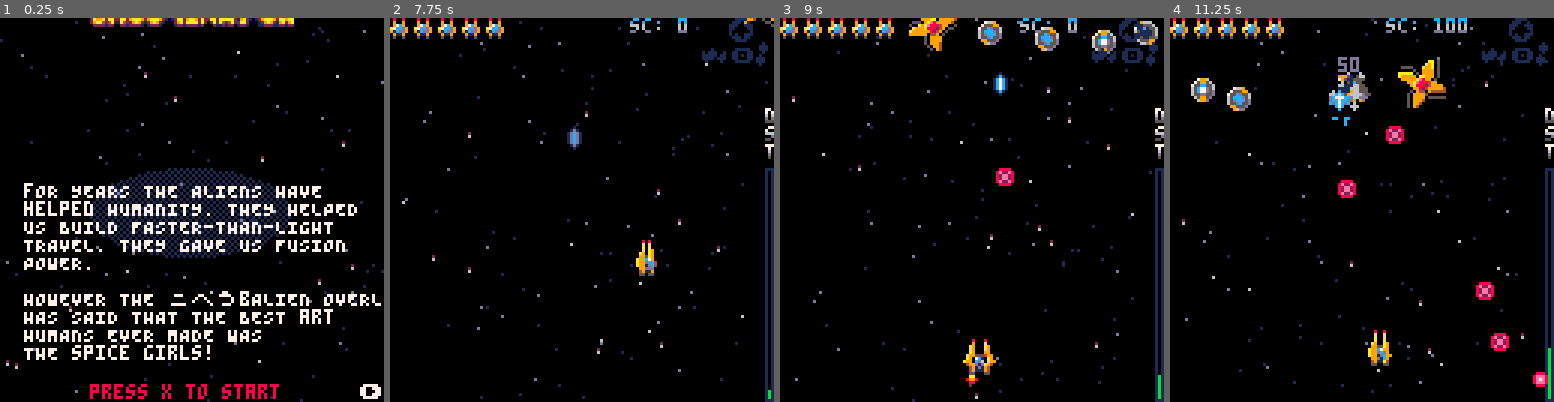
Above: before the commit, frames 1-4 (left to right).
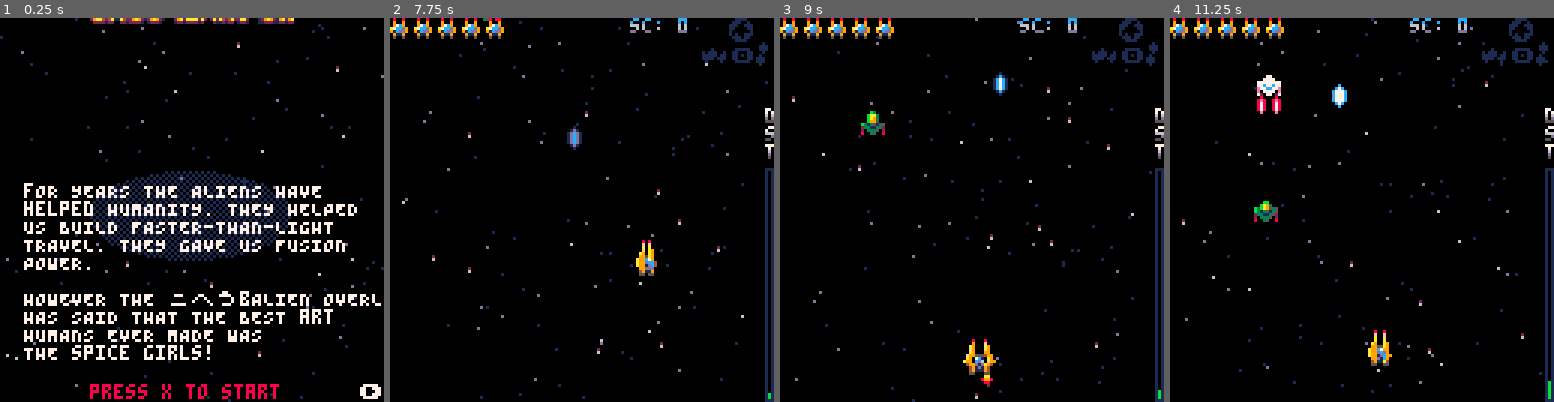
Above: after the commit, the same moments.

Repository: Athas1980/shootinator
Game: PICO-8 cartridge shootinator.p8
Same seed, same stepped clock (60 frames per second), same inputs: the game is played once before the commit and once after it.
Inputs:
- Up to frame 1 (0.25 s): no input
- Up to frame 2 (7.75 s): tap X (X key) at 0.33, 1.07, 1.85, 2.97, 4.08, 5.2, 6.32, 7.43 s; tap O (Z key) at 0.7, 1.7, 2.1, 2.5, 2.9, 3.3, 3.7, 4.1, 4.5, 4.9, 5.3, 5.7, 6.1, 6.5, 6.9, 7.3, 7.7 s; hold Right 1.6-2.1 s; hold Up 2.15-2.42 s; hold Right 2.47-3.03 s; hold Left 3.08-3.58 s; hold Down 3.63-3.97 s; hold Right 4.02-4.68 s; hold Up 4.73-5.03 s; hold Left 5.08-5.68 s; hold Down 5.73-6.03 s; hold Right 6.08-6.58 s; hold Right 6.63-7.13 s; hold Up 7.18-7.45 s; hold Right from 7.5 s (still down)
- Up to frame 3 (9 s): release Right at 8.07 s; tap O (Z key) at 8.1, 8.5, 8.9 s; hold Left 8.12-8.62 s; tap X (X key) at 8.55 s; hold Down from 8.67 s (still down)
- Up to frame 4 (11.25 s): release Down at 9 s; hold Right 9.05-9.72 s; tap O (Z key) every 0.4 s from 9.3 to 10.9 s; tap X (X key) at 9.67, 10.78 s; hold Up 9.77-10.07 s; hold Left 10.12-10.72 s; hold Down 10.77-11.07 s; hold Right from 11.12 s (still down)

The runs differ from the first frame. In frame 1, 2.6% of the frame differs, in the area x 0-100%, y 0-100%; in frame 2, less than 0.1%; in frame 3, 2.3%; in frame 4, 4.2%, in the area x 5-100%, y 0-97%.

Commit message:
Starts moving to data based level

Diff:
--- a/enemies.lua
+++ b/enemies.lua
@@ -1,14 +1,5 @@
 
-function create_enemy(etype,x,y,props)
-	local e=_ENV[
-	"create_"..etype.."_e"]
-	(x,y,props)
-	add(enmys,e)
-
-	return e
-end
-
-function create_disc_e(_spl,_dur)
+function disc(_spl,_dur)
 	local _ENV=create_mob(81)
 
 	merge(_ENV, read_assoc("dy=1,sn=1,hp=1,escore=50"))
@@ -34,7 +25,7 @@
 	return _ENV
 end
 
-function create_flap_e(x1,target_y,_hp)
+function flap(x1,target_y,_hp)
 
 	local e=create_mob(93,x1,-8)
 	local props=read_assoc("escore=100,dy=1,sn=1,hp=2,frict=0.98,accel=0.1")
@@ -120,7 +111,7 @@
 	return output
 end
 
-function create_blob_e(x1,y1,ty1)
+function blob(x1,y1,ty1)
 	local _ENV=create_mob(106,x1,y1)
 	--todo extrac specific enemies
 	merge(_ENV, read_assoc(
@@ -150,7 +141,7 @@
 
 -- FIXME logic for this is
 -- the same as a disc
-function create_spin_e(_spl,_dur)
+function spin(_spl,_dur)
 	local _ENV=create_mob(106)
 	shot_times={60,10,10}
 	t_idx=1
@@ -192,7 +183,7 @@
 end
 
 
-function create_green_e(x1, ty1)
+function green(x1, ty1)
 	local _ENV=create_mob(65,x1)
 	merge (_ENV, read_assoc(
 		"dy=0.5,w=1,h=1,hp=3,wait=180,wait_dec=0,sn=1,wiggle=2,escore=200"
@@ -242,7 +233,7 @@
 	return _ENV
 end
 
--- function create_launcher_e()
+-- function launcher()
 -- 	local e=create_mob(131,128,64,3,2)
 -- 	e.hp=10
 -- 	olddraw=e.draw
@@ -269,12 +260,16 @@
 -- 	return e
 -- end
 
-function create_skull_e()
+function skull()
 	local e=create_mob(71,64,32,2,2)
 	return e
 end
 
-function create_lazer_turret_e(_x,_y,tx,ty)
+function lazer(_x,_y,tx,ty)
+	if _x==0 then _x=-8 end
+	if _y==0 then _y=-8 end
+	if _x==120 then _x=132 end
+	if _y==120 then _y=132 end
 		local _ENV=create_mob(45,_x,_y,1,1)
 	hp=10
 	ang=0
@@ -389,10 +384,11 @@
 	return v +(tv-v)*t
 end
 
-function create_static_turret_e
+function static
 		(_x,_y,tx,ty,_ang,_countdown,_life)
-	local _ENV=create_lazer_turret_e
-		(_x,_y,tx,ty)
+		printh(_countdown)
+		printh(_life)
+	local _ENV=lazer(_x,_y,tx,ty)
 		ang,countdown,life=_ang,_countdown,_life
 		max_countdown=countdown
 	f,rot_spd=0,0
@@ -406,7 +402,6 @@
 			y=lerp(y,ty,easeinoutquart(f/120))
 		end
 		if f+120>life then
-			printh(((120+f-life)/120))
 			x=lerp(tx,_x,easeinoutquart((120+f-life)/120))
 			y=lerp(ty,_y,easeinoutquart((120+f-life))/120)
 		end
--- a/levels.lua
+++ b/levels.lua
@@ -11,6 +11,14 @@
 end
 
 local distance_spawn={}
+spawn_tab={}
+function add_en(dist, func, ...)
+	local existing=spawn_tab[dist]
+		or {}
+	add(existing,
+		{"en", func, {...}})
+		spawn_tab[dist] = existing
+end
 
 function add_dat(dist, fn)
 	local existing=distance_spawn[dist]
@@ -24,9 +32,9 @@
 		distance_spawn[dist]=to_add
 end
 
--- local next=level_iter(l1st,
---  l1end)
-local next=level_iter(l1end+3,l2end)
+local next=level_iter(l1st,
+ l1end)
+-- local next=level_iter(l1end+3,l2end)
 
 function nybles_x_8(byte)
 	return ((byte&0xf0)>>>4)*8,
@@ -42,7 +50,7 @@
 function read_green(iter)
 	local x,ty=nybles_x_8(iter())
 	return function()
-		local en = create_green_e(x,ty)
+		local en = green(x,ty)
 		add(mobs, en)
 		add(enmys, en)
 	end
@@ -52,7 +60,7 @@
 	local x,ty=nybles_x_8(iter())
 	local hp = iter()
 	return function()
-	local en = create_flap_e(x,ty,hp)
+	local en = flap(x,ty,hp)
 	add(mobs,en)
 	add(enmys, en)
 	end
@@ -61,7 +69,7 @@
 function read_spin(iter)
 	local num,dur=iter(),iter()*4
 	return function()
-		local en = create_spin_e(
+		local en = spin(
 			num, dur)
 		add(mobs,en)
 		add(enmys, en)
@@ -71,7 +79,7 @@
 function read_disc(iter)
 	local num,dur=iter(),iter()*4
 	return function()
-		local en = create_disc_e(
+		local en = disc(
 			num,dur
 		)
 		en.dur=dur
@@ -89,15 +97,10 @@
 
 function read_lazer_turret(iter)
 	local x,y=nybles_x_8(iter())
-	if x==0 then x=-8 end
-	if y==0 then y=-8 end
-	if x==120 then x=132 end
-	if y==120 then y=132 end
 	local tx,ty=nybles_x_8(iter())
 	return function()
-		local en = create_lazer_turret_e(
-			x,y,tx,ty
-		)
+		local en = lazer(x,y,tx,ty)
+
 		add(enmys,en)
 		add(mobs,en)
 	end
@@ -110,13 +113,9 @@
 	local ang=nybles(iter())/16
 	local countdown=iter()*4
 	local life=iter()*4
-	if x==0 then x=-8 end
-	if y==0 then y=-8 end
-	if x==120 then x=132 end
-	if y==120 then y=132 end
-
-	return function()
-		local en = create_static_turret_e(
+	printh("countdown:" .. countdown .. " life:"..life)
+	return function()
+		local en = static(
 			x,y,tx,ty,ang,countdown,life
 		)
 
@@ -139,6 +138,8 @@
 	read_spin,--b
 }
 
+
+
 local dist,finished=0,false
 while finished==false do
 	local d,val=next(),next()
@@ -151,9 +152,125 @@
 	end
 end
 
+
+local types=multisplit([[
+en,flap,x:nib*8,ty:nib*8,hp:byte
+en,static,x:nib*8,y:nib*8,tx:nib*8,ty:nib*8,ang:nib/16,_:nib_unused,cd:byte*4,life:byte*4
+noop,
+en,green,x:nib*8,ty:nib*8
+en,disc,num:byte,dur:byte*4
+pup,create_powerup,x:nib*8,y:nib*8
+pup,create_powerup,x:nib*8,y:nib*8
+pup,create_powerup,x:nib*8,y:nib*8
+pup,create_powerup,x:nib*8,y:nib*8
+en,lazer,x:nib*8,y:nib*8,tx:nib*8,ty:nib*8
+en,spin,num:byte,dur:byte*4
+]],"\n,")
+
+local next=level_iter(l1st,
+ l1end)
+
+function read_type(type, iter, idx)
+	if type[1]=="noop" then
+		return
+	end
+	local class=type[1]
+	local func_name=type[2]
+	local str=func_name
+	local func=_ENV[func_name]
+	assert(func != nil, func_name)
+	local params={}
+	if class=="pup" then
+		add(params, idx-5)
+	end
+	local i=3
+	while i<=#type do
+		local byte=iter()
+		local pname,ptype=
+			unpack(split(type[i],":"))
+
+		local function transform_nib(
+			name, nib, subtype)
+			if sub(subtype,-6)=="unused"
+			then return end
+			if sub(subtype,-2)=="*8" then
+				nib*=8
+			end
+			if sub(subtype,-3)=="/16" then
+				nib/=16
+			end
+			str..=","..name..":"..nib
+			add(params, nib)
+		end
+
+		local function transform_byte(
+			name, byte, subtype)
+			if sub(subtype,-6)=="unused"
+			then return end
+
+			if sub(subtype,-2)=="*4" then
+				byte*=4
+			end
+			if sub(subtype,-2)=="*6" then
+				byte*=6
+			end
+			add(params, byte)
+			str..=","..name..":"..byte
+		end
+
+		if sub(ptype,1,3)=="nib" then
+			--reading a nybble need to
+			--read both
+			local nib1,nib2 = nybles(byte)
+			transform_nib(pname,
+				nib1, ptype
+			)
+			i+=1
+			pname,ptype=unpack(split(type[i],":"))
+			transform_nib(pname,
+				nib2, ptype
+			)
+		end
+		if sub(ptype,1,4)=="byte" then
+			transform_byte(pname,
+			byte, ptype)
+		end
+		i+=1
+	end
+
+	local details={
+		class=class,
+		typ=func_name,
+		func=func,
+		params=params
+	}
+	setmetatable(details, {
+		__tostring=function()
+			return str end})
+			printh(details)
+			return details
+end
+
+local dist,finished=0,false
+while finished==false do
+	local d,val=next(),next()
+	if d==nil or val == nil then
+		finished=true
+	else
+		dist+=d*8
+		local type=types[val]
+		assert(type ~= nil, "val:"..val.." gave nil type")
+
+		local existing=spawn_tab[dist]
+		or {}
+		add(existing,
+			read_type(type, next, val))
+		spawn_tab[dist] = existing
+	end
+end
+
+
 total_dist=dist
 
 
 level_dat = distance_spawn
-
-printh("len:"..#level_dat)
--- a/shootinator.p8
+++ b/shootinator.p8
@@ -350,6 +350,16 @@
 	state.update()
 end
 
+function spawn(sp)
+	local mob = sp.func(
+		unpack(sp.params))
+	if sp.class == "en" then
+		add(enmys,mob)
+		add(mobs,mob)
+	end
+
+end
+
 function update_game()
 	f+=1
 	if not distance_blocked then
@@ -364,9 +374,11 @@
 	spread=max(0,spread-1)
 	rapid=max(0,rapid-1)
 
-	if level_dat[d] then
-		level_dat[d]()
-	end
+	-- if level_dat[d] then
+	-- 	level_dat[d]()
+	-- end
+
+	foreach(spawn_tab[d],spawn)
 
 	if d>total_dist and #enmys==2 and not fenemy then
 		fenemy=true
@@ -441,7 +453,7 @@
 			sfx(55)
 		end
 		if btn(⬆️) and str_shield then
-			_g.invun += 60
+			_g.invun += 120
 			_g.str_shield =false
 			sfx(55)
 		end
@@ -588,6 +600,23 @@
 		tbls[k]=read_assoc(v)
 	end
 	return tbls
+end
+
+--splits sequences of sequences
+--chars should contain the split
+--order
+function multisplit(str, chars)
+	--split by first char
+	local tab=split(str,chars[1])
+	for key,val in ipairs(tab) do
+		if #chars>1 then
+			--replace value with
+			--multisplit of remain chars
+			tab[key]=
+				multisplit(val,sub(chars,2))
+		end
+	end
+	return tab
 end
 
 --reads a single comma seperated
